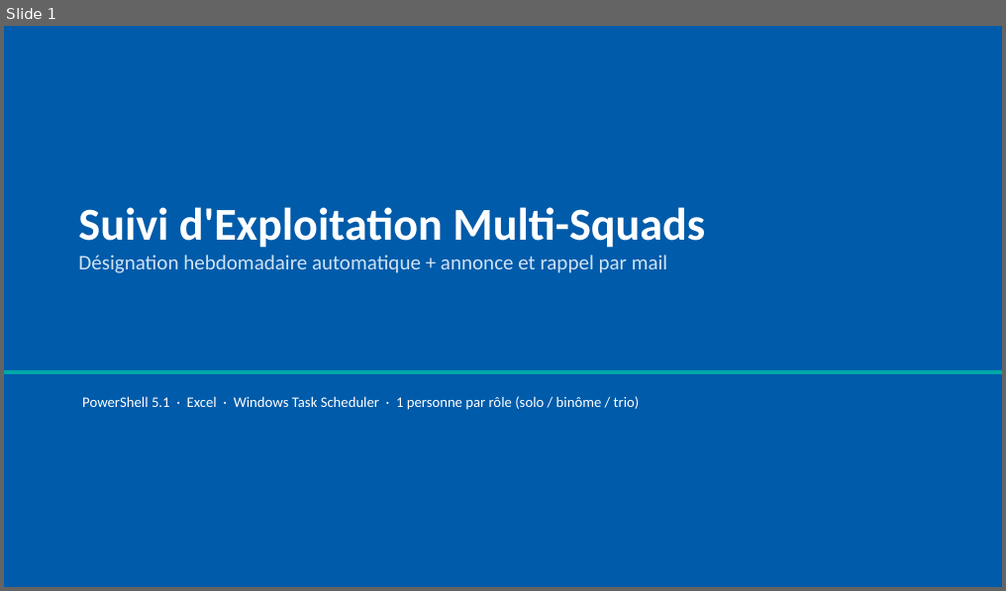
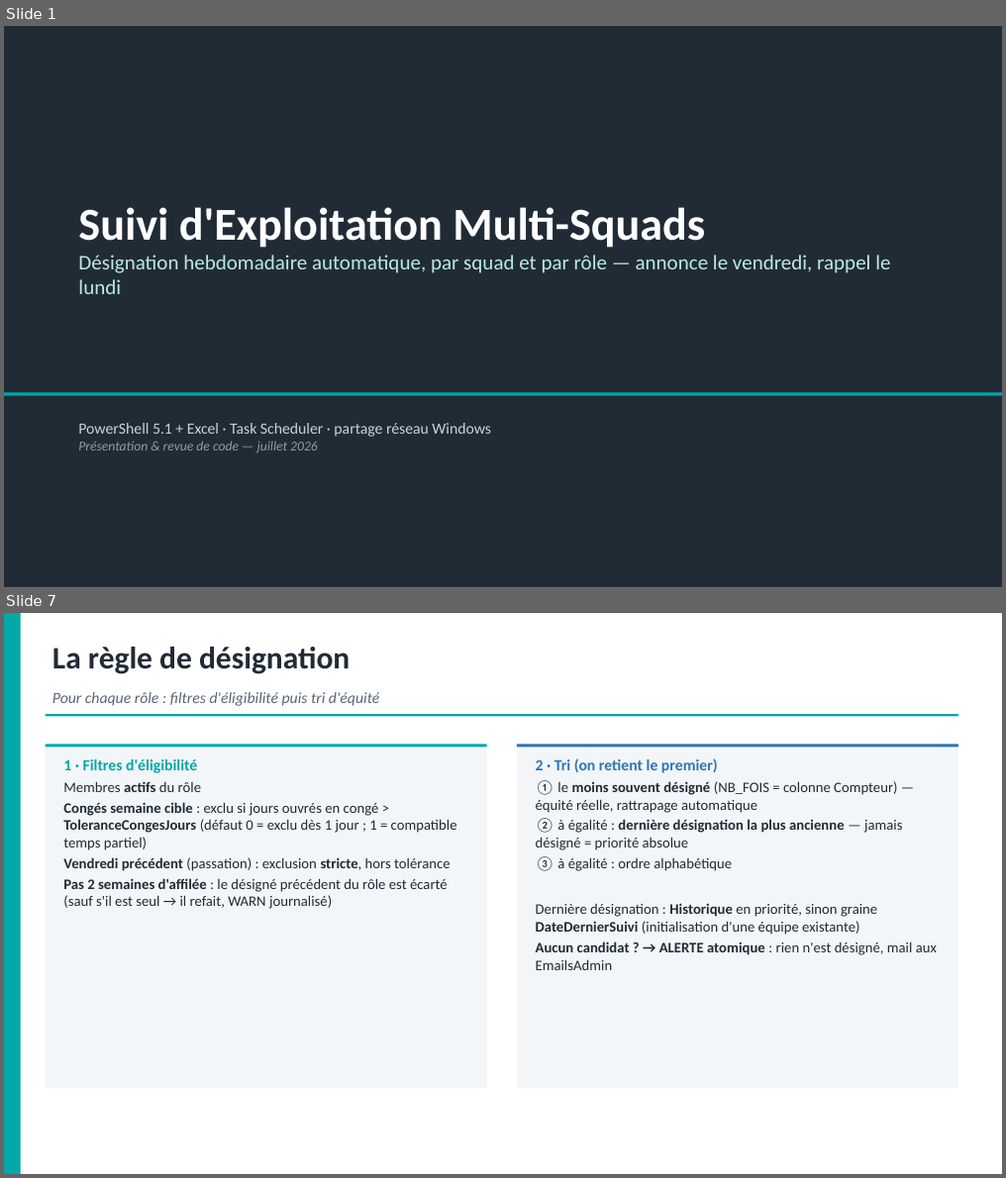
Before and after one commit to lucasyessad/mon_env, a slide deck: docs/Presentation-Suivi-Exploitation.pptx. Shown one above the other, each under a label of ours: slide 1 before the commit, slides 1 and 7 after it; the slides between them are not shown. The pictures are 1006x591 and 1006x1178 pixels, drawn with LibreOffice and Linux fonts; fonts in the diff are those of the drawing. Boxes give left, top, right and bottom in pixels: in the first picture for what was removed or moved away, otherwise in the second. Text is boxed around its words. In the diff, an @@ line names an element or a change of style, - is before the commit and + after.

```diff
--- a/docs/Presentation-Suivi-Exploitation.pptx
+++ b/docs/Presentation-Suivi-Exploitation.pptx
@@ slide 7 added at (x1=4, y1=613, x2=1002, y2=1174), background #FFFFFF @@
@@ rectangle added at (x1=4, y1=613, x2=21, y2=1174), fill #00A8A8 @@
@@ text added at (x1=53, y1=647, x2=350, y2=674), 30 pt, text #212B36, bold @@
+La règle de désignation
@@ text added at (x1=53, y1=692, x2=379, y2=706), 15 pt, text #5A6672, italic @@
+Pour chaque rôle : filtres d'éligibilité puis tri d'équité
@@ rectangle added at (x1=46, y1=714, x2=958, y2=716), fill #00A8A8 @@
@@ rectangle added at (x1=46, y1=744, x2=487, y2=1088), fill #F2F6F8 @@
@@ rectangle added at (x1=46, y1=744, x2=487, y2=747), fill #00A8A8 @@
@@ text added at (x1=63, y1=760, x2=457, y2=909), 14 pt, text #212B36 @@
+1 · Filtres d'éligibilité
+Membres actifs du rôle
+Congés semaine cible : exclu si jours ouvrés en congé > ToleranceCongesJours (défaut 0 = exclu dès 1 jour ; 1 = compatible temps partiel)
+Vendredi précédent (passation) : exclusion stricte, hors tolérance
+Pas 2 semaines d'affilée : le désigné précédent du rôle est écarté (sauf s'il est seul → il refait, WARN journalisé)
@@ rectangle added at (x1=517, y1=744, x2=958, y2=1088), fill #F2F6F8 @@
@@ rectangle added at (x1=517, y1=744, x2=958, y2=747), fill #2E75B6 @@
@@ text added at (x1=536, y1=759, x2=937, y2=970), 14 pt, text #212B36 @@
+2 · Tri (on retient le premier)
+① le moins souvent désigné (NB_FOIS = colonne Compteur) — équité réelle, rattrapage automatique
+② à égalité : dernière désignation la plus ancienne — jamais désigné = priorité absolue
+③ à égalité : ordre alphabétique
+Dernière désignation : Historique en priorité, sinon graine DateDernierSuivi (initialisation d'une équipe existante)
+Aucun candidat ? → ALERTE atomique : rien n'est désigné, mail aux EmailsAdmin
@@ slide 1 changed as well @@
@@ rectangle at (x1=4, y1=26, x2=1002, y2=587): fill #005BAA to #212B36 @@
@@ text at (x1=78, y1=255, x2=890, y2=294): text changed; text colour #CFE2F3 to #B9E8E8 @@
-Désignation hebdomadaire automatique + annonce et rappel par mail
+Désignation hebdomadaire automatique, par squad et par rôle — annonce le vendredi, rappel le lundi
@@ rectangle moved from (x1=4, y1=371, x2=1002, y2=374) to (x1=4, y1=393, x2=1002, y2=396) @@
@@ text at (x1=78, y1=423, x2=491, y2=453): text changed; size 14 to 15 pt; text colour #FFFFFF to #C9D3DC @@
-PowerShell 5.1 · Excel · Windows Task Scheduler · 1 personne par rôle (solo / binôme / trio)
+PowerShell 5.1 + Excel · Task Scheduler · partage réseau Windows
+Présentation & revue de code — juillet 2026
```
Also in this commit, not shown: 2 other slides changed, 9 other slides added, 8 slides removed, 2 other files.
